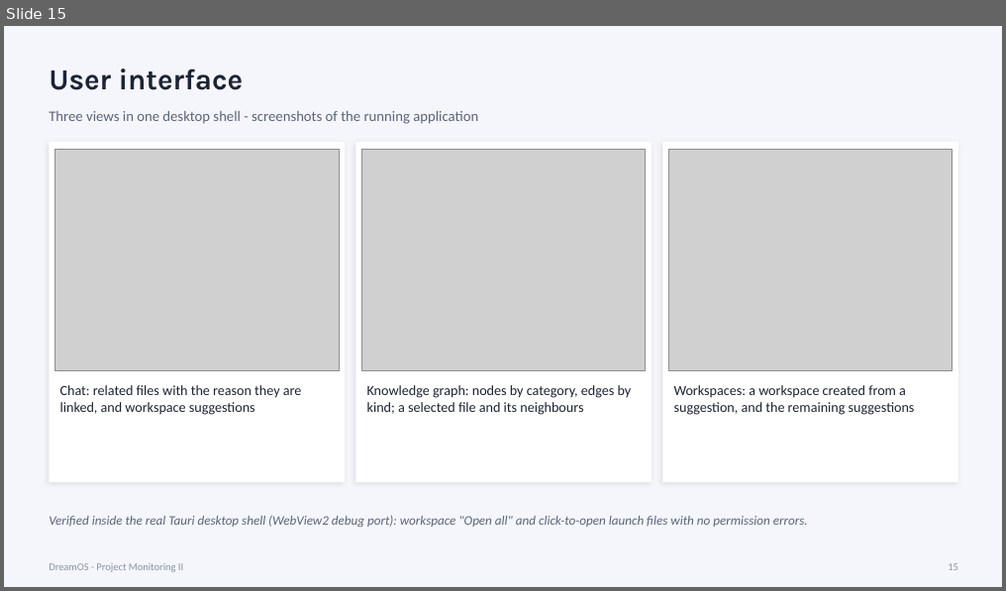
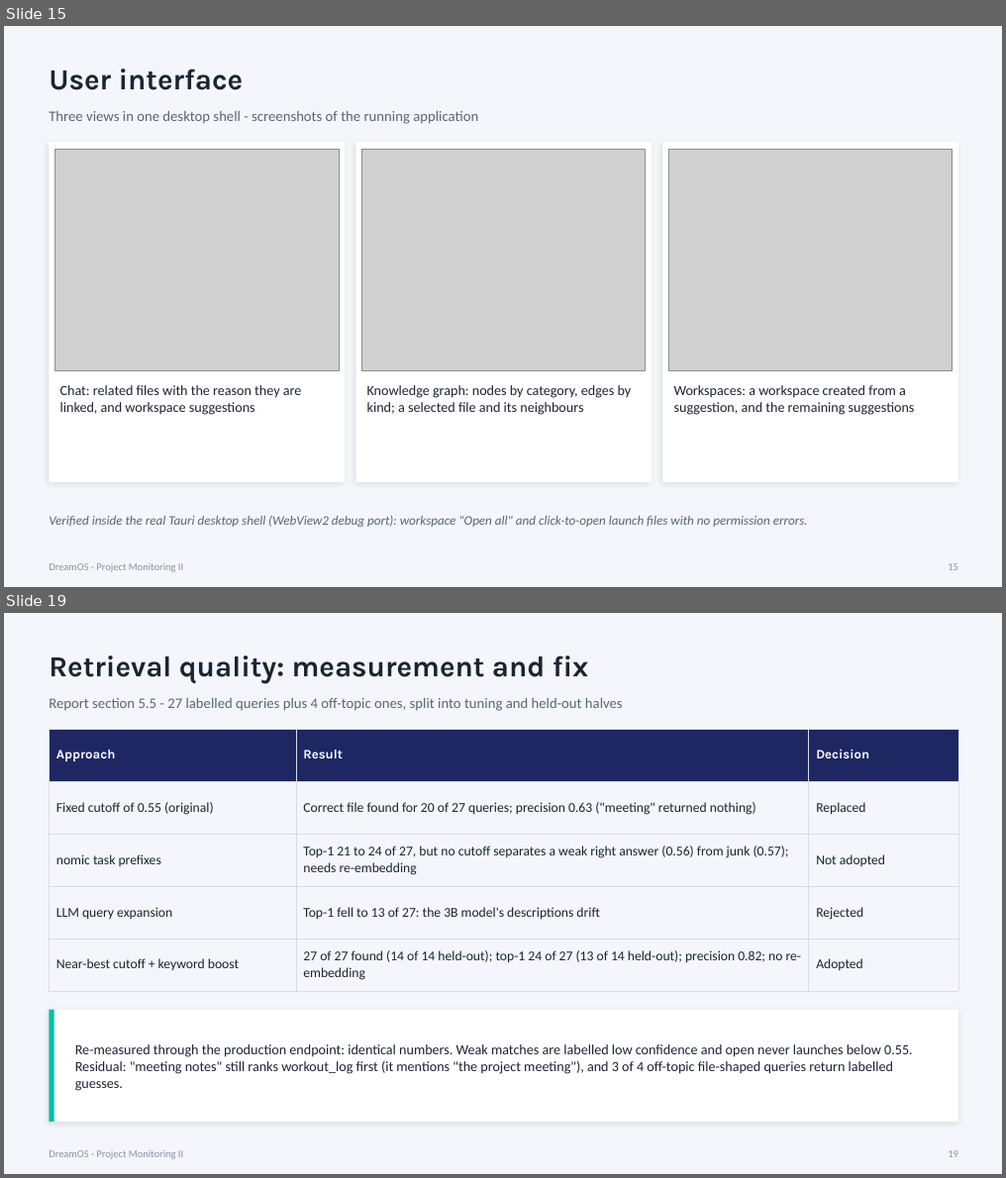
Before and after one commit to zaidwhy/dreamos-college-project, a slide deck: docs/DreamOS-Project-Monitoring-II.pptx. Shown one above the other, each under a label of ours: slide 15 before the commit, slides 15 and 19 after it; the slides between them are not shown. The pictures are 1006x591 and 1006x1178 pixels, drawn with LibreOffice and Linux fonts; fonts in the diff are those of the drawing; grey boxes stand for pictures. Boxes give left, top, right and bottom in pixels: in the first picture for what was removed or moved away, otherwise in the second. Text is boxed around its words. In the diff, an @@ line names an element or a change of style, - is before the commit and + after.

Commit message:
Add Project Monitoring II report and deck for the finished system
The 19-page Word report keeps the literature review and references and
rewrites requirements, design and implementation for all six modules, adding
the graph, memory and workspace algorithms, the retrieval evaluation, and the
testing table. The 22-slide deck mirrors its sections. Test counts corrected
to 107 in the README, handoff and demo script.

```diff
--- a/docs/DreamOS-Project-Monitoring-II.pptx
+++ b/docs/DreamOS-Project-Monitoring-II.pptx
@@ slide 19 added at <box>4,613,1002,1174</box>, background #F4F6FB @@
@@ text added at <box>49,656,589,683</box>, 28 pt, text #1C2333, bold @@
+Retrieval quality: measurement and fix
@@ text added at <box>49,698,623,711</box>, 14 pt, text #5B6478 @@
+Report section 5.5 - 27 labelled queries plus 4 off-topic ones, split into tuning and held-out halves
@@ table added at <box>49,729,958,984</box>, 5 rows, 3 columns @@
+Approach | Result | Decision
+Fixed cutoff of 0.55 (original) | Correct file found for 20 of 27 queries; precision 0.63 ("meeting" returned nothing) | Replaced
+nomic task prefixes | Top-1 21 to 24 of 27, but no cutoff separates a weak right answer (0.56) from junk (0.57); needs re-embedding | Not adopted
+LLM query expansion | Top-1 fell to 13 of 27: the 3B model's descriptions drift | Rejected
+Near-best cutoff + keyword boost | 27 of 27 found (14 of 14 held-out); top-1 24 of 27 (13 of 14 held-out); precision 0.82; no re-embedding | Adopted
@@ rectangle added at <box>49,1010,958,1122</box>, fill #FFFFFF @@
@@ rectangle added at <box>49,1010,54,1122</box>, fill #00C2A8 @@
@@ text added at <box>75,1045,913,1091</box>, 13.5 pt, text #1C2333 @@
+Re-measured through the production endpoint: identical numbers. Weak matches are labelled low confidence and open never launches below 0.55. Residual: "meeting notes" still ranks workout_log first (it mentions "the project meeting"), and 3 of 4 off-topic file-shaped queries return labelled guesses.
@@ text added at <box>49,1151,183,1159</box>, 10 pt, text #8A93AA @@
+DreamOS - Project Monitoring II
@@ text added at <box>947,1151,958,1157</box>, 10 pt, text #8A93AA @@
+19
```
Also in this commit, not shown: 5 slides changed, 2 other slides added, 1 slide removed, 6 other files.
